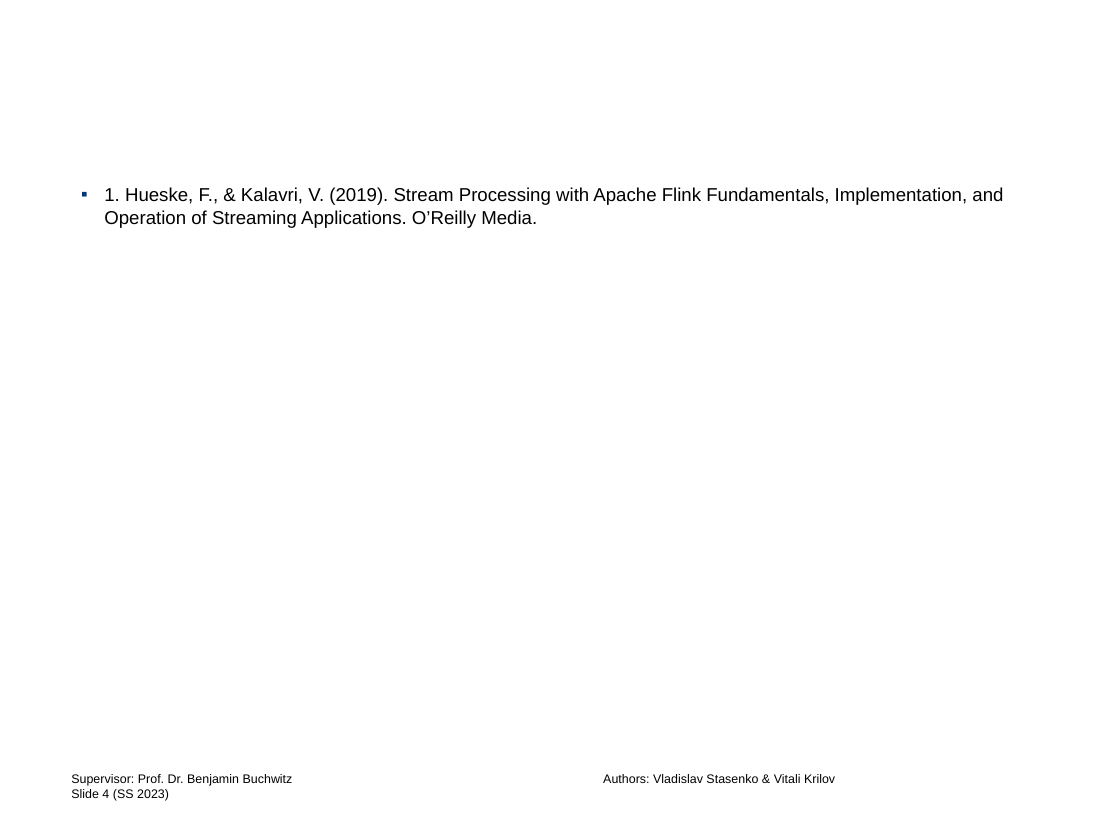
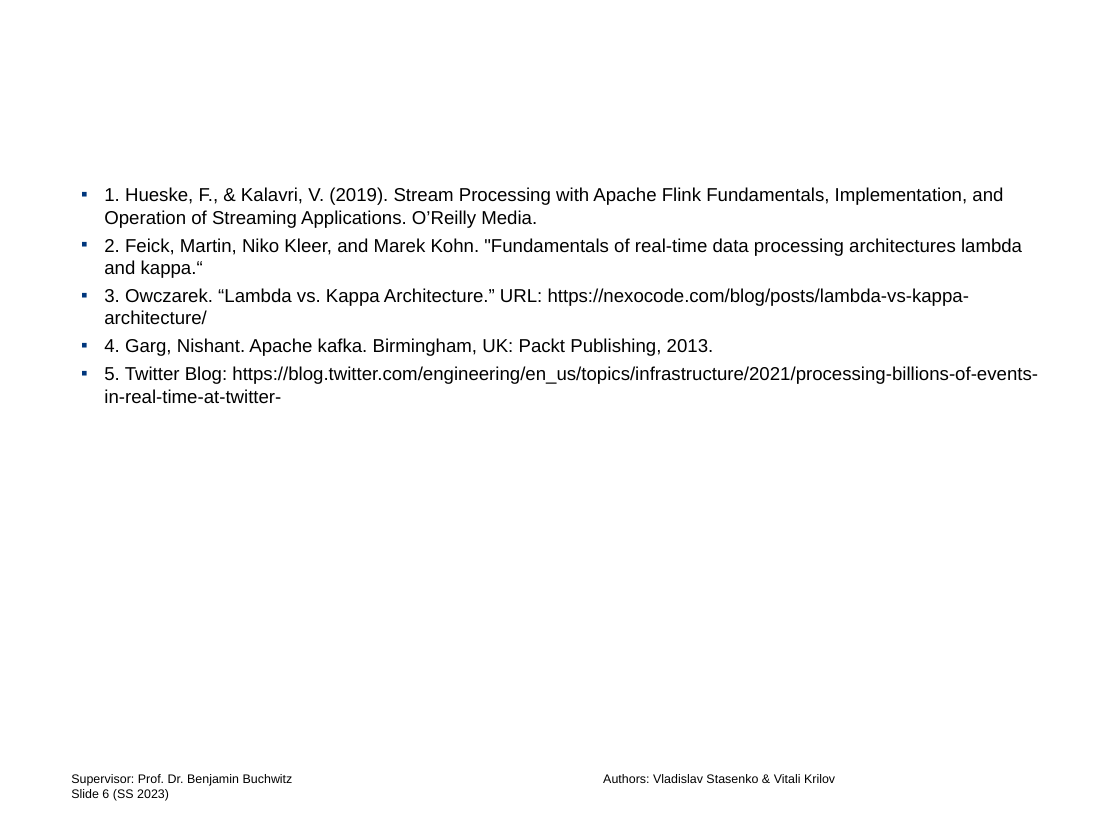
Before and after one commit to vladislabv/stream-processing, a slide deck: slide 6 of content/presentation/Presentation-Stream-Processing.pptx (slide 4 before the commit). Drawn at 1120x840 pixels with LibreOffice and Linux fonts; fonts in the diff are those of the drawing; background and template pictures are left out. Boxes give left, top, right and bottom in pixels: in the first picture for what was removed or moved away, otherwise in the second. Text is boxed around its words. In the diff, an @@ line names an element or a change of style, - is before the commit and + after.

```diff
--- a/content/presentation/Presentation-Stream-Processing.pptx
+++ b/content/presentation/Presentation-Stream-Processing.pptx
@@ text at [104,238,1038,404]: paragraphs added @@
+▪ 2. Feick, Martin, Niko Kleer, and Marek Kohn. "Fundamentals of real-time data processing architectures lambda and kappa.“
+▪ 3. Owczarek. “Lambda vs. Kappa Architecture.” URL: https://nexocode.com/blog/posts/lambda-vs-kappa-architecture/
+▪ 4. Garg, Nishant. Apache kafka. Birmingham, UK: Packt Publishing, 2013.
+▪ 5. Twitter Blog: https://blog.twitter.com/engineering/en_us/topics/infrastructure/2021/processing-billions-of-events-in-real-time-at-twitter-
@@ text at [71,774,293,801]: text changed @@
-Supervisor: Prof. Dr. Benjamin Buchwitz
-Slide 4 (SS 2023)
+Supervisor: Prof. Dr. Benjamin Buchwitz
+Slide 6 (SS 2023)
```
Also in this commit, not shown: 1 other slide changed, 3 slides added, 1 slide removed, 1 other file.
